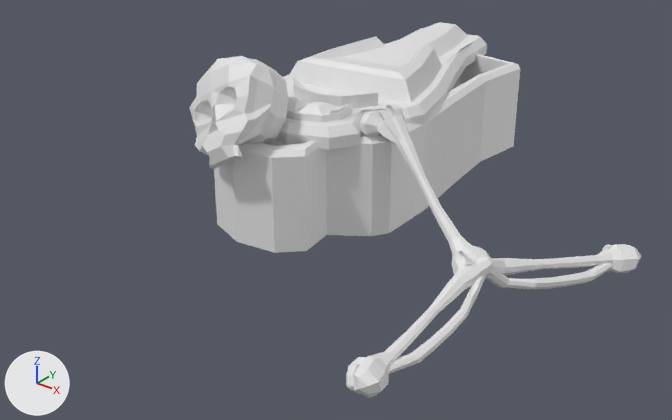
A saved change to the FBX model pyramidGame/Assets/ArtAssets/BlenderAssets/brokenEnemy.fbx.
One viewpoint serves both versions: a camera (50 mm lens) standing at (26.3, -32.5, 20.9) and looking at (1.5, -1.5, 1.7). The axes (+X, +Y, +Z) are drawn at lower left. The lights are the same throughout. Where no turn or scale is listed for an object, it has been applied to the vertices.
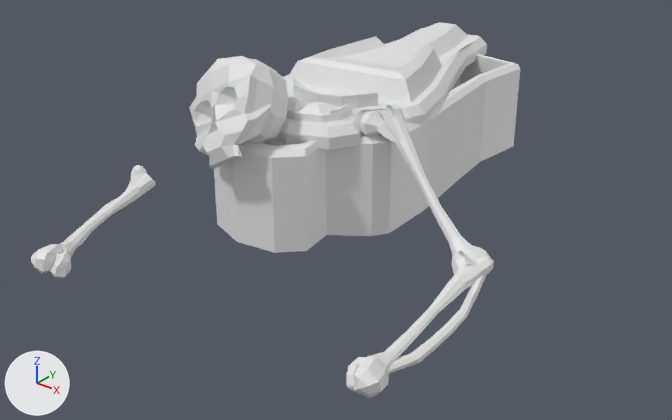
What differs and where, as boxes [x1, y1, x2, y2] in the pictures (672 x 420 px):
'Cylinder.033', moved, turned, rescaled: before [486, 244, 641, 289]; after [31, 165, 156, 278]

What changed in the scene script:
```text
Change ob_cylinder_033:
    remove ob_cylinder_033.parent = ob_cylinder_032
    ob_cylinder_033.location: (3.333, 0.5, -14.47) -> (-8.555, -4.332, 1.733)
    ob_cylinder_033.rotation_euler: (-1.316, -0.385, 2.513) -> (-1.432, 0.454, 0.237)  # degrees (-75, -22, 144) -> degrees (-82, 26, 14)
    ob_cylinder_033.scale: (1.0, 1.0, 1.0) -> (0.573, 0.573, 0.573)
```
